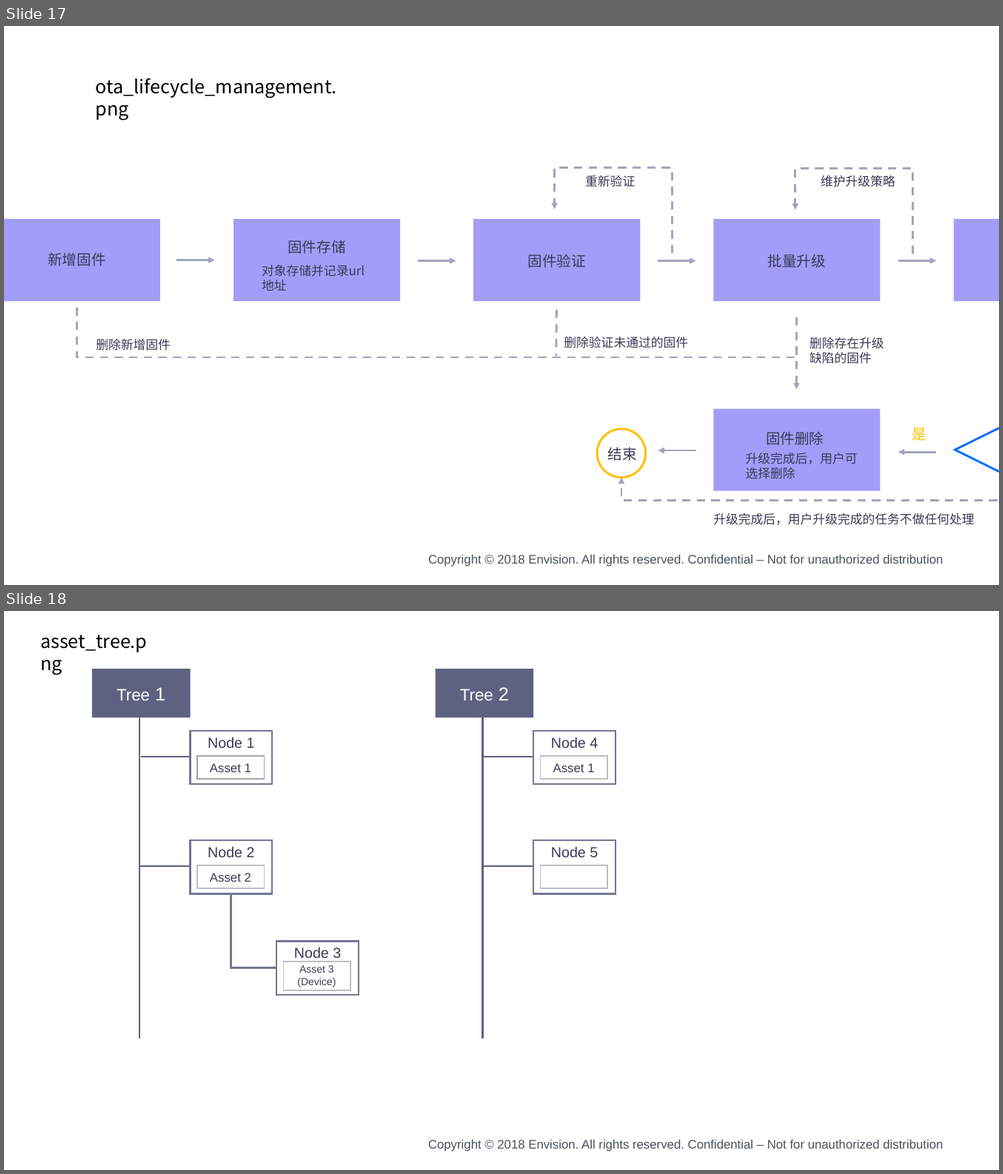
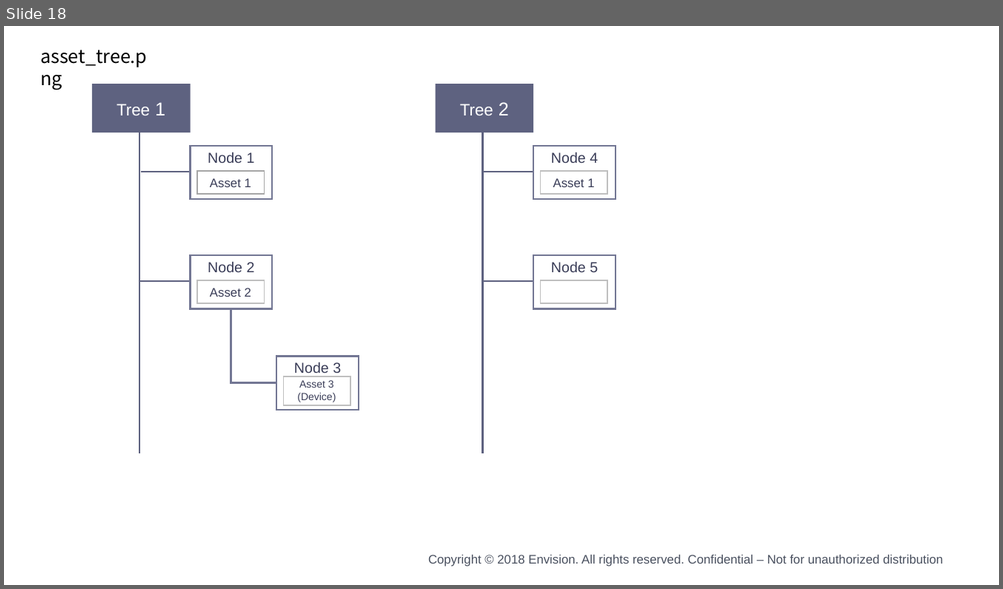
Before and after one commit to kikuchiyo/device_connection_en, a slide deck: media/device_en.pptx. Shown one above the other, each under a label of ours: slides 17 and 18 before the commit, slide 18 after it. The pictures are 1003x1174 and 1003x589 pixels, drawn with LibreOffice and Linux fonts; fonts in the diff are those of the drawing; background and template pictures are left out. Boxes give left, top, right and bottom in pixels: in the first picture for what was removed or moved away, otherwise in the second. Text is boxed around its words. In the diff, an @@ line names an element or a change of style, - is before the commit and + after.

```diff
--- a/media/device_en.pptx
+++ b/media/device_en.pptx
@@ slide 17 removed at <box>4,26,999,585</box>, background #FFFFFF; not listed: 1 template element that a slide beside it also shows @@
@@ text removed at <box>96,78,337,120</box> @@
-ota_lifecycle_management.png
@@ group removed at <box>4,168,999,526</box>: 17 texts, 7 arrows, 6 rectangles, 3 elbow arrows, 1 ellipse, 1 diamond, 1 elbow line, 1 line @@
-新增固件
-固件存储
-对象存储并记录url地址
-固件验证
-批量升级
-升级进度
-版本追溯
-固件删除
-结束
-升级完成？
-升级完成后，用户可选择删除
-升级完成后，用户升级完成的任务不做任何处理
-是
-重新验证
-维护升级策略
-删除新增固件
-删除验证未通过的固件
-删除存在升级缺陷的固件
```
Also in this commit, not shown: 2 slides changed, 1 slide added, 20 other files.
